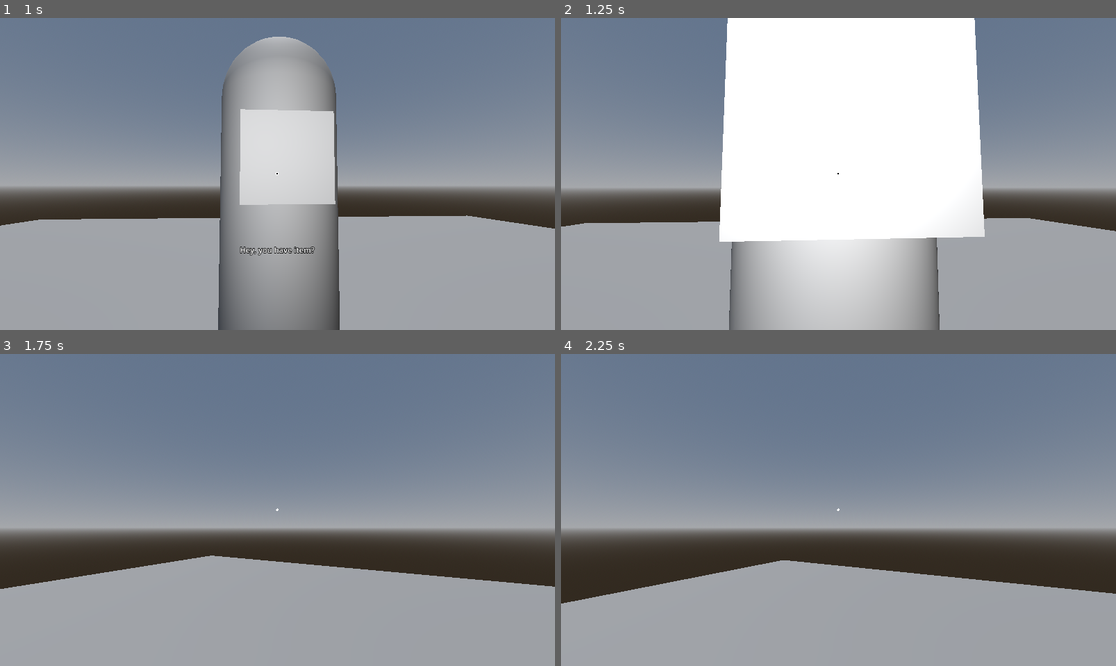
Above: before the commit, frames 1-4 (two rows, left to right).
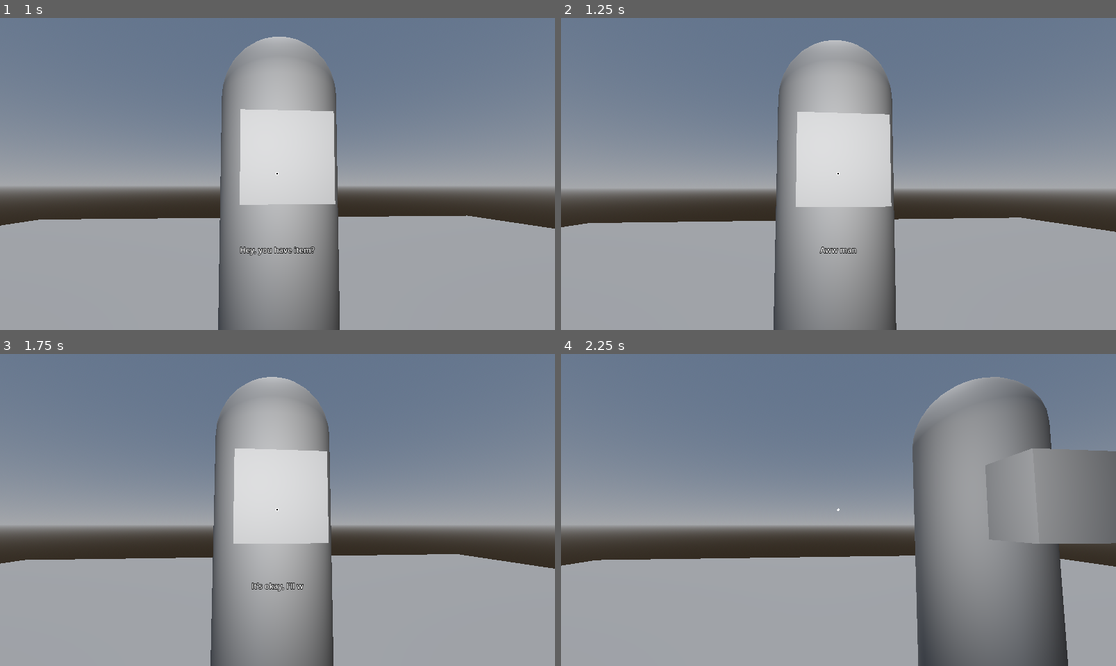
Above: after the commit, the same moments.

Repository: derpen/Godot-Dialogue-System
Game: Godot game, scene res://scene/main.tscn
The game is run twice, just before and just after one commit, with the same random seed, the same clock (stepped at 60 frames per second) and the same inputs.
Inputs (mouse positions are in pixels of both pictures, inside the frame that each line leads up to):
- Up to frame 1 (1 s): tap Enter at 0.5 s; move the mouse to (271, 180) at 0.52 s; hold W (move_forward) from 0.53 s (still down); click (271, 180) at 0.6 s
- Up to frame 2 (1.25 s): keep holding W (move_forward)
- Up to frame 3 (1.75 s): keep holding W (move_forward); move the mouse to (316, 513) at 1.27 s; tap Q at 1.35 s
- Up to frame 4 (2.25 s): move the mouse to (672, 463) at 2.02 s; release W (move_forward) at 2.03 s; hold A (move_left) from 2.03 s (still down); click (672, 463) at 2.1 s

Frame 1 is identical in both runs. In frame 2, 41% of the frame differs, in the area x 0-100%, y 0-100%; in frame 3, 20%; in frame 4, 26%.

Commit message:
Item receive and give has been acquired

Diff:
--- a/interactable/interactable_action.gd
+++ b/interactable/interactable_action.gd
@@ -38,8 +38,8 @@
 ## want an NPC to give something for free to the player
 var item_to_check : String
 var item_to_give : String
-var dialogues_item_check_fail : Array[String]
-var dialogues_item_check_success : Array[String]
+var item_next_node_fail : NodePath ## If item check failed
+var item_next_node_success : NodePath ## If item check succeded
 var has_given_item : bool = false ## If item given already, will just skip this node
 
 ## Can be empty
@@ -171,7 +171,23 @@
 
 
 func _action_handle_item() -> void:
-	print("we haven't implemented Item handling yet, lol")
+	var does_item_exist : bool = player_character._check_item(item_to_check)
+	if does_item_exist:
+
+		## Optionally removes item from inventory
+		# player_character._remove_item(item_to_check)
+
+		next_action = item_next_node_success
+
+		## Also give item if any
+		if !item_to_give.is_empty():
+			player_character._give_item(item_to_give)
+
+
+	else:
+		next_action = item_next_node_fail
+
+	_start_next_action()
 
 
 ## Can add custom scripts here
@@ -240,26 +256,30 @@
 				"type": TYPE_STRING,
 				"usage": PROPERTY_USAGE_DEFAULT,
 			})
-			ret.append({
-				"name": &"dialogues_item_check_fail",
-				"type": TYPE_ARRAY,
-				"hint_string" : "%d/%d:" % [TYPE_STRING, PROPERTY_HINT_MULTILINE_TEXT],
-				"usage": PROPERTY_USAGE_EDITOR | PROPERTY_USAGE_STORAGE | PROPERTY_USAGE_SCRIPT_VARIABLE
-			})
-			ret.append({
-				"name": &"dialogues_item_check_success",
-				"type": TYPE_ARRAY,
-				"hint_string" : "%d/%d:" % [TYPE_STRING, PROPERTY_HINT_MULTILINE_TEXT],
-				"usage": PROPERTY_USAGE_EDITOR | PROPERTY_USAGE_STORAGE | PROPERTY_USAGE_SCRIPT_VARIABLE
-			})
-
-			ret.append({
-				"name": &"next_action",
+
+			ret.append({
+				"name": &"item_next_node_fail",
 				"type": TYPE_NODE_PATH,
 				"hint" : PROPERTY_HINT_NODE_TYPE,
 				"hint_string" : "InteractableAction",
 				"usage": PROPERTY_USAGE_EDITOR | PROPERTY_USAGE_STORAGE | PROPERTY_USAGE_SCRIPT_VARIABLE
 			})
+
+			ret.append({
+				"name": &"item_next_node_success",
+				"type": TYPE_NODE_PATH,
+				"hint" : PROPERTY_HINT_NODE_TYPE,
+				"hint_string" : "InteractableAction",
+				"usage": PROPERTY_USAGE_EDITOR | PROPERTY_USAGE_STORAGE | PROPERTY_USAGE_SCRIPT_VARIABLE
+			})
+
+			# ret.append({
+			# 	"name": &"next_action",
+			# 	"type": TYPE_NODE_PATH,
+			# 	"hint" : PROPERTY_HINT_NODE_TYPE,
+			# 	"hint_string" : "InteractableAction",
+			# 	"usage": PROPERTY_USAGE_EDITOR | PROPERTY_USAGE_STORAGE | PROPERTY_USAGE_SCRIPT_VARIABLE
+			# })
 
 			# ret.append({
 			# 	"name": &"next_action",
@@ -303,7 +323,7 @@
 
 		if next.get_parent() == get_parent():
 			warnings.append("
-			Warning: Next action must NOT be a sibling node or itself.
+			Warning: Next Action must NOT be a sibling node or itself.
 			Please change to either a parent, a child, or leave it empty
 			")
 
--- a/interactable/interactable_action.tscn
+++ b/interactable/interactable_action.tscn
@@ -4,3 +4,5 @@
 
 [node name="InteractableAction" type="Node"]
 script = ExtResource("1_ki3qb")
+dialogues = Array[String]([])
+next_action = NodePath("")
--- a/interactable/npc_test_item_giver.tscn
+++ b/interactable/npc_test_item_giver.tscn
@@ -34,15 +34,13 @@
 action_type = 2
 item_to_check = ""
 item_to_give = "Money"
-dialogues_item_check_fail = Array[String]([])
-dialogues_item_check_success = Array[String](["Ok, here you go"])
-next_action = NodePath("FinalDialogue")
+item_next_node_fail = NodePath("")
+item_next_node_success = NodePath("FinalDialogue")
 
 [node name="FinalDialogue" parent="Interactable/FirstDialogue/ChoiceOfferingItem/GivingItem" instance=ExtResource("2_d018b")]
 dialogues = Array[String](["Use it well", "Like for example,
 give it to this other
 guy in front"])
-next_action = NodePath("")
 
 [node name="CollisionShape3D" type="CollisionShape3D" parent="."]
 transform = Transform3D(1, 0, 0, 0, 1, 0, 0, 0, 1, 0, 1, 0)
--- a/interactable/npc_test_item_receiver.tscn
+++ b/interactable/npc_test_item_receiver.tscn
@@ -21,20 +21,27 @@
 
 [node name="FirstDialogue" parent="Interactable" instance=ExtResource("2_x4tgo")]
 dialogues = Array[String](["Hey, you have item?"])
-next_action = NodePath("")
+next_action = NodePath("CheckMoney")
 
-[node name="CheckItem" parent="Interactable/FirstDialogue" instance=ExtResource("2_x4tgo")]
+[node name="CheckMoney" parent="Interactable/FirstDialogue" instance=ExtResource("2_x4tgo")]
 action_type = 2
 item_to_check = "Money"
 item_to_give = ""
-dialogues_item_check_fail = Array[String](["Come to me if you have it", "I really need it"])
-dialogues_item_check_success = Array[String](["Oh you have it!", "Can I have it ?"])
-next_action = NodePath("")
+item_next_node_fail = NodePath("MoneyCheckFail")
+item_next_node_success = NodePath("MoneyCheckSuccess")
 
-[node name="FinalDialogue" parent="Interactable/FirstDialogue/CheckItem" instance=ExtResource("2_x4tgo")]
+[node name="MoneyCheckFail" parent="Interactable/FirstDialogue/CheckMoney" instance=ExtResource("2_x4tgo")]
+dialogues = Array[String](["Aww man", "It's okay, I'll wait for it"])
+next_action = NodePath("../..")
+
+[node name="MoneyCheckSuccess" parent="Interactable/FirstDialogue/CheckMoney" instance=ExtResource("2_x4tgo")]
 dialogues = Array[String](["Thanks man", "This will help me
 a lot"])
-next_action = NodePath("")
+next_action = NodePath("Final")
+
+[node name="Final" parent="Interactable/FirstDialogue/CheckMoney/MoneyCheckSuccess" instance=ExtResource("2_x4tgo")]
+dialogues = Array[String](["I will never forget your
+sacrifice"])
 
 [node name="CollisionShape3D" type="CollisionShape3D" parent="."]
 transform = Transform3D(1, 0, 0, 0, 1, 0, 0, 0, 1, 0, 1, 0)
--- a/interactable/npc_test_kidnapper.tscn
+++ b/interactable/npc_test_kidnapper.tscn
@@ -28,25 +28,24 @@
 [node name="ChoiceComeWithHim" parent="Interactable/FirstDialogue" instance=ExtResource("2_umpva")]
 action_type = 1
 choices = Dictionary[String, NodePath]({
-"Accept Offer": NodePath("ChoiceAcceptDialogue/GameOverAction"),
+"Accept Offer": NodePath("ChoiceAcceptDialogue"),
 "Run Away": NodePath("ChoiceRun")
 })
 
 [node name="ChoiceAcceptDialogue" parent="Interactable/FirstDialogue/ChoiceComeWithHim" instance=ExtResource("2_umpva")]
-dialogues = Array[String]([])
-next_action = NodePath("")
+dialogues = Array[String](["Heheh...", "Come with me", "(He then make a
+creepy smile)"])
+next_action = NodePath("GameOverAction")
 
 [node name="GameOverAction" parent="Interactable/FirstDialogue/ChoiceComeWithHim/ChoiceAcceptDialogue" node_paths=PackedStringArray("custom_action") instance=ExtResource("2_umpva")]
 action_type = 3
 custom_action = NodePath("GameOverScript")
-next_action = NodePath("")
 
 [node name="GameOverScript" type="Node" parent="Interactable/FirstDialogue/ChoiceComeWithHim/ChoiceAcceptDialogue/GameOverAction"]
 script = ExtResource("3_umpva")
 
 [node name="ChoiceRun" parent="Interactable/FirstDialogue/ChoiceComeWithHim" instance=ExtResource("2_umpva")]
 dialogues = Array[String](["Tch.", "Kids these days are smart"])
-next_action = NodePath("")
 
 [node name="CollisionShape3D" type="CollisionShape3D" parent="."]
 transform = Transform3D(1, 0, 0, 0, 1, 0, 0, 0, 1, 0, 1, 0)
--- a/player/Player.tscn
+++ b/player/Player.tscn
@@ -1,15 +1,16 @@
-[gd_scene load_steps=7 format=3 uid="uid://eun1ujiv3phy"]
+[gd_scene load_steps=8 format=3 uid="uid://eun1ujiv3phy"]
 
 [ext_resource type="Script" uid="uid://cndyqq46x8u60" path="res://player/player.gd" id="1_0twrf"]
 [ext_resource type="Script" uid="uid://dgw8b70n3hx8q" path="res://player/interact_handler.gd" id="2_0nvwu"]
 [ext_resource type="Texture2D" uid="uid://bxdcmyi0uw45" path="res://player/crosshair.png" id="2_pais0"]
 [ext_resource type="Texture2D" uid="uid://ca7fvrs8wbno3" path="res://player/crosshair_box.png" id="4_ei5ns"]
 [ext_resource type="Script" uid="uid://dbwmmeyqarlhi" path="res://player/dialogue_handler.gd" id="4_qt0wr"]
+[ext_resource type="Script" uid="uid://jipy24tv38u2" path="res://player/item_notification_handler.gd" id="5_aqcbf"]
 
 [sub_resource type="CapsuleShape3D" id="CapsuleShape3D_tyfse"]
 radius = 0.25
 
-[node name="Player" type="CharacterBody3D" node_paths=PackedStringArray("current_camera", "head", "raycaster", "dialogue_handler")]
+[node name="Player" type="CharacterBody3D" node_paths=PackedStringArray("current_camera", "head", "raycaster", "dialogue_handler", "item_notification")]
 collision_layer = 2
 collision_mask = 97
 script = ExtResource("1_0twrf")
@@ -17,6 +18,7 @@
 head = NodePath("head")
 raycaster = NodePath("head/RayCast3D")
 dialogue_handler = NodePath("CanvasLayer/DialogueHolder")
+item_notification = NodePath("CanvasLayer/Inventory")
 
 [node name="CollisionShape3D" type="CollisionShape3D" parent="."]
 transform = Transform3D(1, 0, 0, 0, 1, 0, 0, 0, 1, 0, 1, 0)
@@ -82,7 +84,7 @@
 pivot_offset = Vector2(128, 128)
 texture = ExtResource("4_ei5ns")
 
-[node name="Inventory" type="Control" parent="CanvasLayer"]
+[node name="Inventory" type="Control" parent="CanvasLayer" node_paths=PackedStringArray("notification_label", "notification_timer")]
 layout_mode = 3
 anchors_preset = 15
 anchor_right = 1.0
@@ -90,6 +92,9 @@
 grow_horizontal = 2
 grow_vertical = 2
 mouse_filter = 2
+script = ExtResource("5_aqcbf")
+notification_label = NodePath("MarginContainer/InventoryNotification")
+notification_timer = NodePath("MarginContainer/InventoryNotification/Timer")
 
 [node name="MarginContainer" type="MarginContainer" parent="CanvasLayer/Inventory"]
 layout_mode = 1
@@ -103,6 +108,9 @@
 
 [node name="InventoryNotification" type="RichTextLabel" parent="CanvasLayer/Inventory/MarginContainer"]
 layout_mode = 2
+
+[node name="Timer" type="Timer" parent="CanvasLayer/Inventory/MarginContainer/InventoryNotification"]
+wait_time = 5.0
 
 [node name="DialogueHolder" type="Control" parent="CanvasLayer" node_paths=PackedStringArray("dialogue_label", "choice_container", "button_container", "player_character")]
 layout_mode = 3
@@ -163,3 +171,5 @@
 [node name="TemporaryLightRemoveLaterMightWannaHaveALayerToOnlyLightUpCertainThings" type="OmniLight3D" parent="."]
 transform = Transform3D(1, 0, 0, 0, 1, 0, 0, 0, 1, 0, 1.60264, 0)
 omni_range = 1.0
+
+[connection signal="timeout" from="CanvasLayer/Inventory/MarginContainer/InventoryNotification/Timer" to="CanvasLayer/Inventory" method="_on_timer_timeout"]
--- /dev/null
+++ b/player/item_notification_handler.gd
@@ -0,0 +1,33 @@
+class_name ItemNotification extends Control
+
+@export var item_received_label : String = "You have acquired "
+@export var item_removed_label : String = " removed"
+@export var notification_duration : float = 5.0
+
+@export_group("Default values; Do not touch")
+@export var notification_label : RichTextLabel
+@export var notification_timer : Timer
+
+func _show_item_received(item_received: String, duration: float = notification_duration) -> void:
+	notification_label.text = item_received_label + item_received
+	_timer_start(duration)
+
+
+func _show_item_removed(item_removed: String, duration: float = notification_duration) -> void:
+	notification_label.text = item_received_label + item_removed
+	_timer_start(duration)
+
+
+func _timer_start(duration: float) -> void:
+	notification_timer.start(duration)
+
+
+func _hide_notification() -> void:
+	notification_label.text = ""
+
+	## Should probably make it not visible too
+	## But we'll see if we can get away with it
+
+
+func _on_timer_timeout() -> void:
+	_hide_notification()
--- a/player/player.gd
+++ b/player/player.gd
@@ -9,6 +9,7 @@
 @export var raycaster : InteractRaycaster
 @export var player_state : PLAYER_STATE = PLAYER_STATE.WALKING
 @export var dialogue_handler : DialogueHandler
+@export var item_notification : ItemNotification
 
 var mouse_mode : Input.MouseMode = Input.MOUSE_MODE_CAPTURED
 var enable_cam : bool = true
@@ -94,19 +95,26 @@
 ## TODO
 ## Should play audio here
 func _give_item(item: String) -> void:
-	if item not in inventory: ## I hope this works
+	if item not in inventory:
 		inventory[item] = item
+		item_notification._show_item_received(item)
 
-		print("Item: " + item +  " has been added")
+
+func _remove_item(item: String) -> void:
+	if item in inventory:
+		inventory.erase(item)
+		item_notification._show_item_removed(item)
 
 
 func _check_item(item: String) -> bool:
+	## if its empty, just return true right away
+	if item.is_empty():
+		return true
+
 	var result : bool
 	if item in inventory:
-		print("Item " + item  + " found")
 		result = true
 	else:
-		print("Item " + item  + " not found")
 		result = false
 
 	return result
--- a/scene/main.tscn
+++ b/scene/main.tscn
@@ -48,4 +48,4 @@
 transform = Transform3D(-1, 0, -8.74228e-08, 0, 1, 0, 8.74228e-08, 0, -1, 0, 0, -1.05128)
 
 [node name="NPCKidnapper" parent="." instance=ExtResource("5_0ha60")]
-transform = Transform3D(1, 0, 0, 0, 1, 0, 0, 0, 1, 0, 0, 1.49559)
+transform = Transform3D(1, 0, 0, 0, 1, 0, 0, 0, 1, 0, 0, 1.02941)
Not shown, added: player/item_notification_handler.gd.uid
